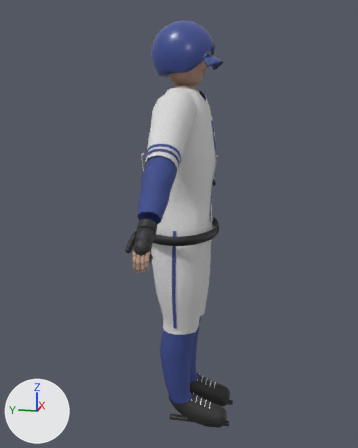
Two versions of the glTF model assets/optimized/players/player_batter.glb, one commit apart.
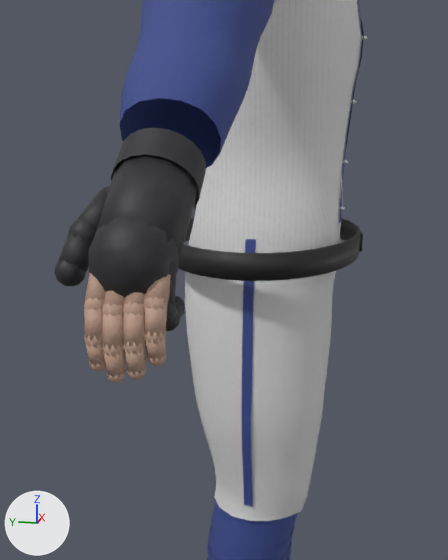
Old and new are each drawn whole from a camera (50 mm lens) standing at (-2.226, -0.423, 1.535) and looking at (-0.002, 0.022, 0.979) and again close up from a camera (50 mm lens) standing at (-1.109, -0.139, 1.157) and looking at (-0.686, -0.055, 1.052). Arrows for +X, +Y and +Z are at lower left; the lights stay in place. The older version's two pictures come first.

In view in the first close-up: 'Gear_BattingGlove_R', 'Gear_Belt', 'Gear_Piping', 'Hand_R_Ball', 'Jersey', 'Pants', 'Socks', 'Undershirt' and 1 more.
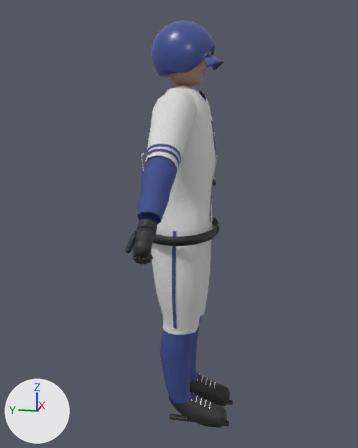
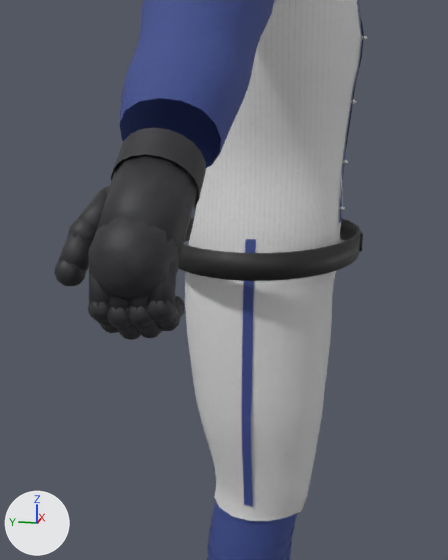
Edits to the bpy script that builds the scene:
```text
Remove ob_hand_r_ball:
    ob_hand_r_ball = bpy.data.objects.new('Hand_R_Ball', me_hand_r_ball)
    ob_hand_r_ball.location = (0.0, 0.0, 0.0)
```

What differs and where, as boxes [x1, y1, x2, y2] in the close-ups (448 x 560 px):
'Hand_R_Ball', deleted (brown): before [84, 273, 171, 383]
